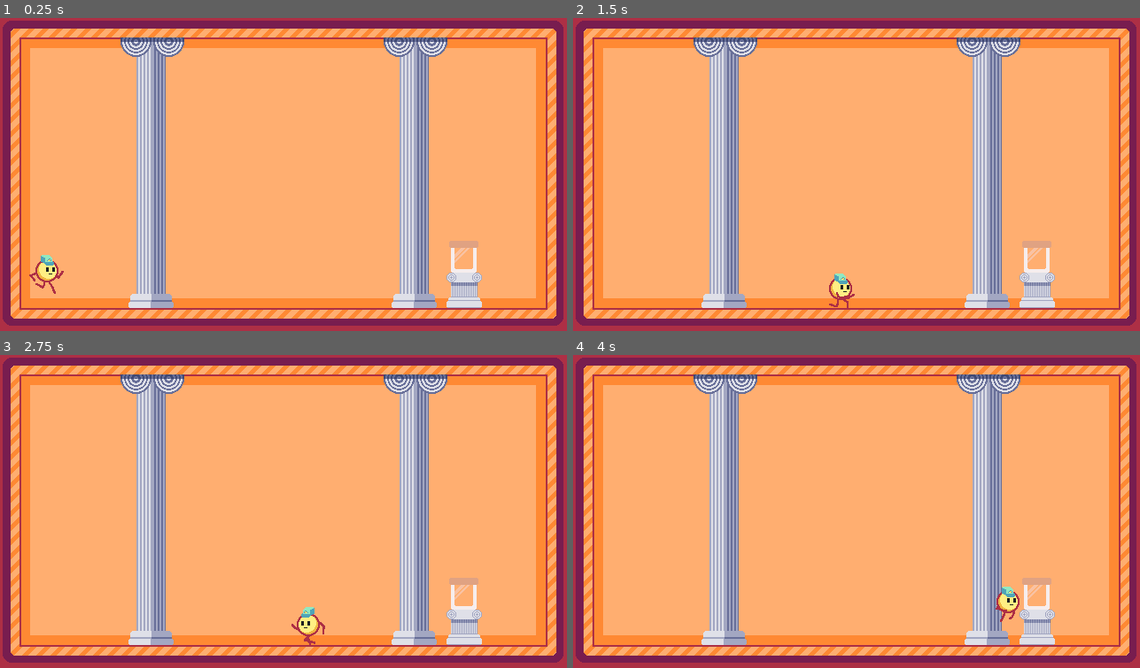
Above: before the commit, frames 1-4 (two rows, left to right).
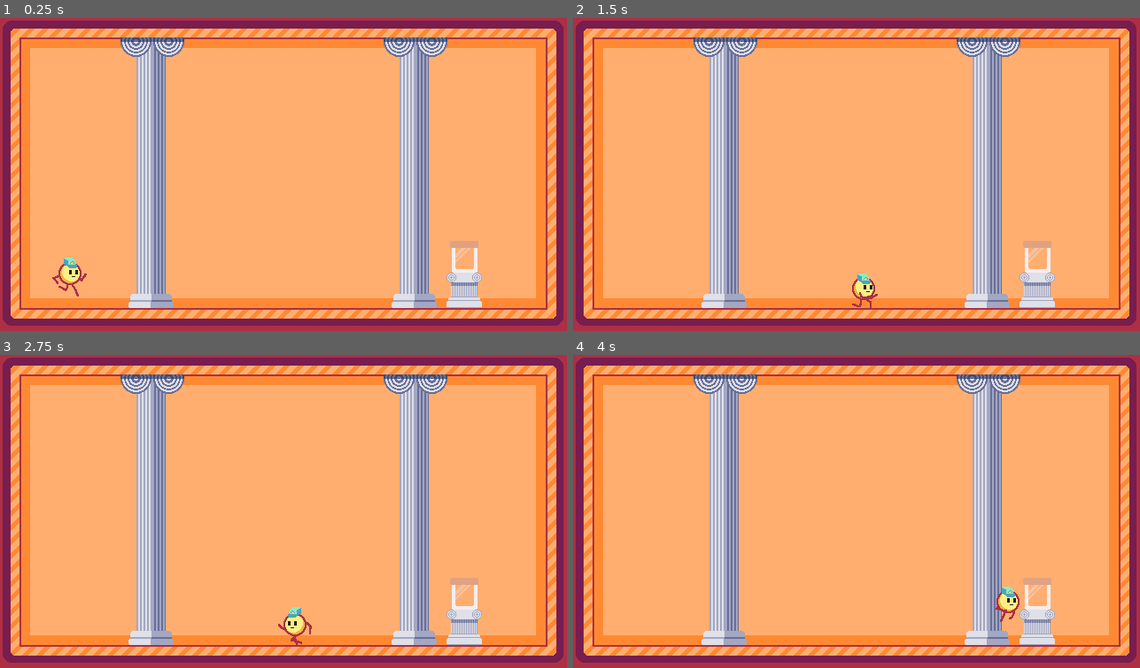
Above: after the commit, the same moments.

Repository: torinman/Brackeys-2025-1
Game: Godot game, scene res://main.tscn
The game is run twice, just before and just after one commit, with the same random seed, the same clock (stepped at 60 frames per second) and the same inputs.
Inputs:
- Up to frame 1 (0.25 s): no input
- Up to frame 2 (1.5 s): hold D (right) from 0.53 s (still down); tap Up (jump) at 0.77 s
- Up to frame 3 (2.75 s): tap Up (jump) at 1.52 s; release D (right) at 2.03 s; hold Left (left) from 2.03 s (still down)
- Up to frame 4 (4 s): release Left (left) at 2.78 s; hold D (right) from 2.78 s (still down); tap Up (jump) at 3.02, 3.77 s

The runs differ from the first frame. In frame 1, 0.7% of the frame differs, in the area x 5-85%, y 71-89%; in frame 2, 0.7%; in frame 3, 0.6%; in frame 4, less than 0.1%.

Commit message:
Add level scene

Diff:
--- a/main.tscn
+++ b/main.tscn
@@ -1,10 +1,8 @@
-[gd_scene load_steps=7 format=3 uid="uid://c8t6sspi5hml8"]
+[gd_scene load_steps=5 format=3 uid="uid://c8t6sspi5hml8"]
 
 [ext_resource type="Texture2D" uid="uid://dv3q867nacr0x" path="res://textures/Background.png" id="1_oj6jv"]
+[ext_resource type="PackedScene" uid="uid://dw083nhkfs1e8" path="res://scenes/levels/level_1.tscn" id="2_wlcd6"]
 [ext_resource type="Texture2D" uid="uid://d3f6q7oobn74g" path="res://textures/Frame.png" id="3_rg0s1"]
-[ext_resource type="PackedScene" uid="uid://bpeu6jm4rwq7t" path="res://scenes/player.tscn" id="3_vvq26"]
-[ext_resource type="PackedScene" uid="uid://duob7t0ku6fxr" path="res://scenes/jar.tscn" id="4_1bm73"]
-[ext_resource type="PackedScene" path="res://scenes/jarstand.tscn" id="5_vlhdt"]
 [ext_resource type="AudioStream" uid="uid://bolempyy13kml" path="res://audio/loraxlessonopening.ogg" id="6_fhc1h"]
 
 [node name="Node2D" type="Node2D"]
@@ -13,14 +11,7 @@
 position = Vector2(320, 180)
 texture = ExtResource("1_oj6jv")
 
-[node name="player" parent="." instance=ExtResource("3_vvq26")]
-position = Vector2(53, 261)
-
-[node name="Jar" parent="." instance=ExtResource("4_1bm73")]
-position = Vector2(524, 268)
-
-[node name="Jarstand" parent="." instance=ExtResource("5_vlhdt")]
-position = Vector2(524, 308)
+[node name="level 1" parent="." instance=ExtResource("2_wlcd6")]
 
 [node name="Frame" type="Sprite2D" parent="."]
 position = Vector2(320, 180)
--- /dev/null
+++ b/scenes/levels/level_1.tscn
@@ -0,0 +1,16 @@
+[gd_scene load_steps=4 format=3 uid="uid://dw083nhkfs1e8"]
+
+[ext_resource type="PackedScene" uid="uid://bpeu6jm4rwq7t" path="res://scenes/player.tscn" id="1_endrc"]
+[ext_resource type="PackedScene" uid="uid://duob7t0ku6fxr" path="res://scenes/jar.tscn" id="2_gsib3"]
+[ext_resource type="PackedScene" path="res://scenes/jarstand.tscn" id="3_gf1ef"]
+
+[node name="level 1" type="Node2D"]
+
+[node name="player" parent="." instance=ExtResource("1_endrc")]
+position = Vector2(79, 264)
+
+[node name="Jar" parent="." instance=ExtResource("2_gsib3")]
+position = Vector2(524, 270)
+
+[node name="Jarstand" parent="." instance=ExtResource("3_gf1ef")]
+position = Vector2(524, 308)
